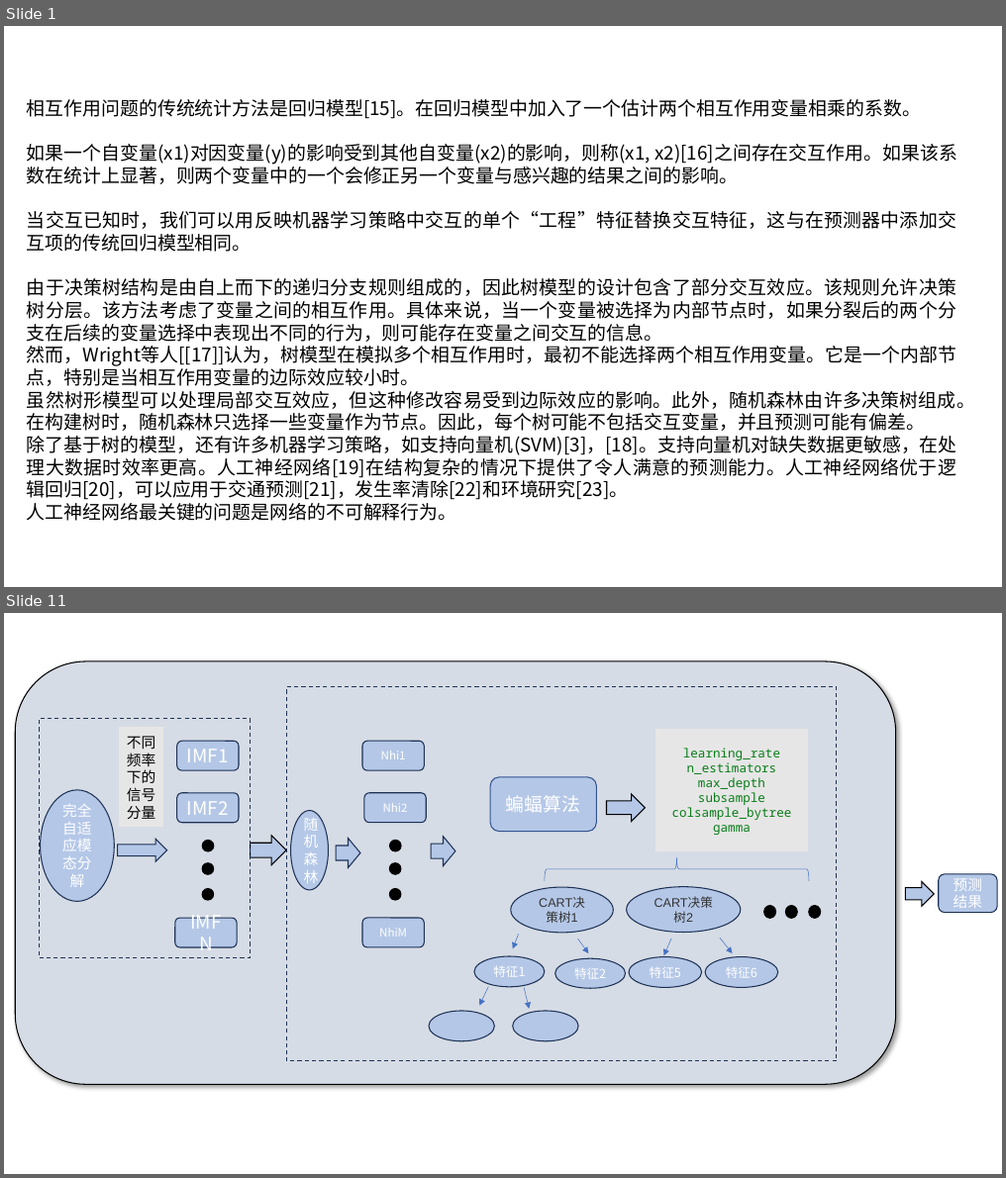
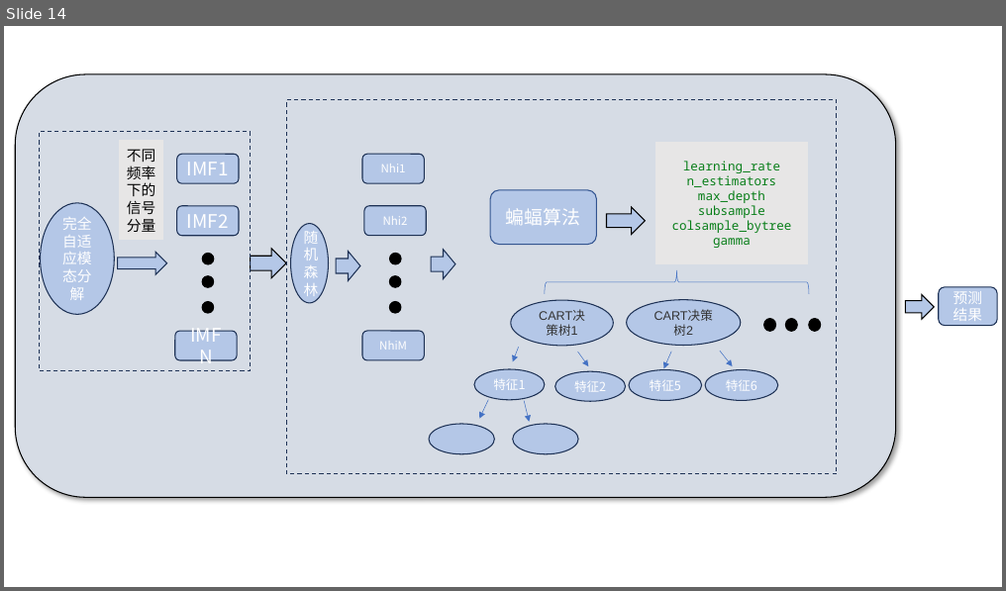
Before and after one commit to lucking666/sys, a slide deck: 卢老师论文汇报/1115汇报.pptx. Shown one above the other, each under a label of ours: slides 1 and 11 before the commit, slide 14 after it; the slides between them are not shown. The pictures are 1006x1178 and 1006x591 pixels, drawn with LibreOffice and Linux fonts; fonts in the diff are those of the drawing. Boxes give left, top, right and bottom in pixels: in the first picture for what was removed or moved away, otherwise in the second. Text is boxed around its words. In the diff, an @@ line names an element or a change of style, - is before the commit and + after.

```diff
--- a/卢老师论文汇报/1115汇报.pptx
+++ b/卢老师论文汇报/1115汇报.pptx
@@ slide 1 removed at <box>4,26,1002,587</box>, background #FFFFFF @@
@@ text removed at <box>27,99,975,521</box> @@
-相互作用问题的传统统计方法是回归模型[15]。在回归模型中加入了一个估计两个相互作用变量相乘的系数。
-如果一个自变量(x1)对因变量(y)的影响受到其他自变量(x2)的影响，则称(x1, x2)[16]之间存在交互作用。如果该系数在统计上显著，则两个变量中的一个会修正另一个变量与感兴趣的结果之间的影响。
-当交互已知时，我们可以用反映机器学习策略中交互的单个“工程”特征替换交互特征，这与在预测器中添加交互项的传统回归模型相同。
-由于决策树结构是由自上而下的递归分支规则组成的，因此树模型的设计包含了部分交互效应。该规则允许决策树分层。该方法考虑了变量之间的相互作用。具体来说，当一个变量被选择为内部节点时，如果分裂后的两个分支在后续的变量选择中表现出不同的行为，则可能存在变量之间交互的信息。
-然而，Wright等人[[17]]认为，树模型在模拟多个相互作用时，最初不能选择两个相互作用变量。它是一个内部节点，特别是当相互作用变量的边际效应较小时。
-虽然树形模型可以处理局部交互效应，但这种修改容易受到边际效应的影响。此外，随机森林由许多决策树组成。在构建树时，随机森林只选择一些变量作为节点。因此，每个树可能不包括交互变量，并且预测可能有偏差。
-除了基于树的模型，还有许多机器学习策略，如支持向量机(SVM)[3]，[18]。支持向量机对缺失数据更敏感，在处理大数据时效率更高。人工神经网络[19]在结构复杂的情况下提供了令人满意的预测能力。人工神经网络优于逻辑回归[20]，可以应用于交通预测[21]，发生率清除[22]和环境研究[23]。
-人工神经网络最关键的问题是网络的不可解释行为。
@@ what was slide 11 is now slide 14 @@
```
Also in this commit, not shown: 8 slides added, 4 other slides removed, 33 other files.
